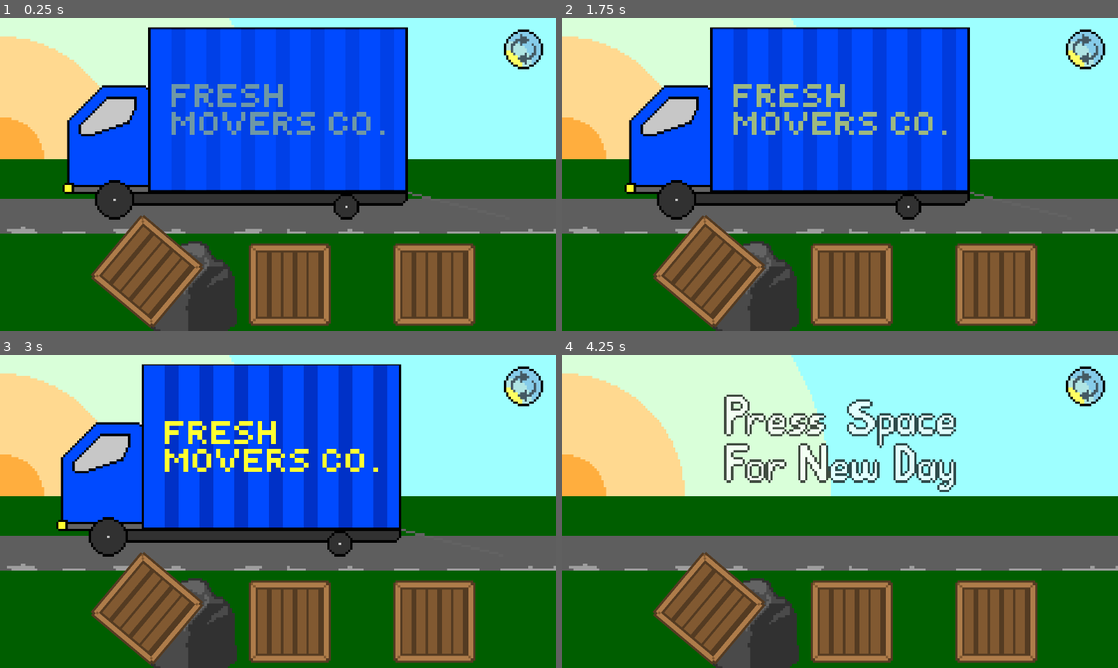
Above: before the commit, frames 1-4 (two rows, left to right).
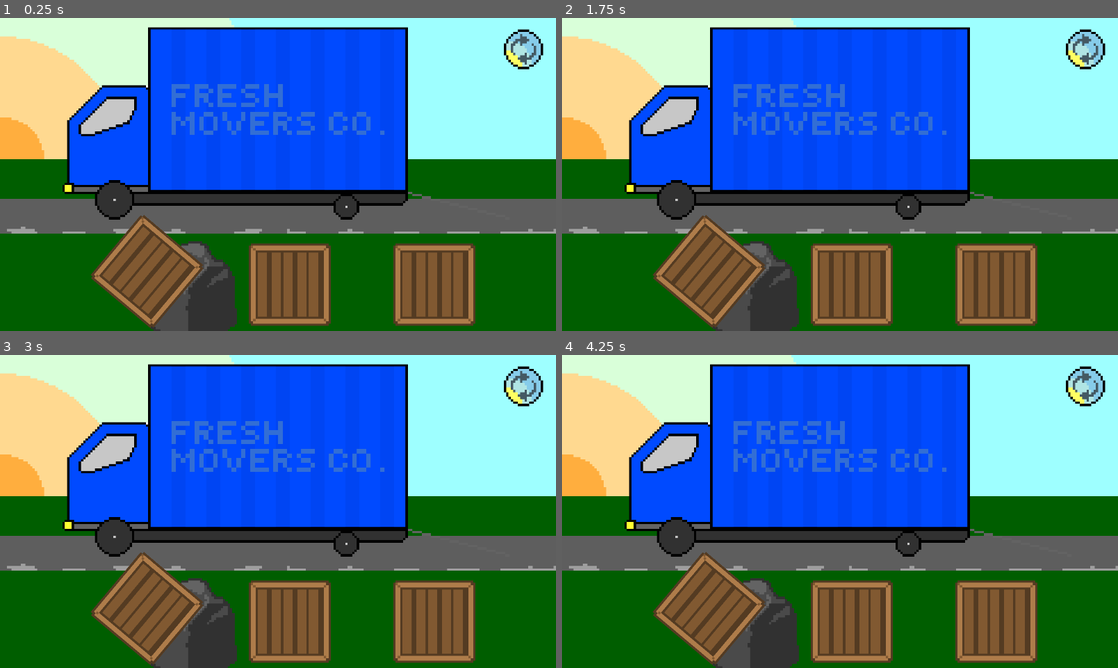
Above: after the commit, the same moments.

Repository: flamingradian/fresh-movers-co
Game: Godot game, scene res://Scenes/Game.tscn
Two runs of this game, one before a commit and one after it. Both use one fixed random seed, a clock stepped at 60 frames per second and the inputs below.
Inputs (mouse positions are in pixels of both pictures, inside the frame that each line leads up to):
- Up to frame 1 (0.25 s): no input
- Up to frame 2 (1.75 s): click (1084, 49) at 0.5 s; click (1084, 49) at 1.25 s
- Up to frame 3 (3 s): click (522, 386) at 2 s; click (144, 608) at 2.77 s
- Up to frame 4 (4.25 s): click (706, 608) at 3.52 s

The runs differ from the first frame. In frame 1, 2.0% of the frame differs, in the area x 27-73%, y 3-56%; in frame 2, 2.1%; in frame 3, 14%; in frame 4, 32%, in the area x 11-78%, y 2-65%.

Commit message:
Level Changing
Space now moves you to the next level unless there are no levels left
Now have 2 identical levels

Diff:
--- a/Fresh Movers Co/Scripts/LevelManager.gd
+++ b/Fresh Movers Co/Scripts/LevelManager.gd
@@ -10,6 +10,7 @@
 
 var levels = [
 	preload("res://Scenes/TestLevel.tscn"),
+	preload("res://Scenes/TestLevel.tscn")
 ]
 
 # Declare member variables here. Examples:
@@ -27,7 +28,11 @@
 # Called every frame. 'delta' is the elapsed time since the previous frame.
 func _process(delta):
 	if Input.is_action_just_pressed("ui_select"):
-		isLevelComplete = true
+		if not isLevelComplete:
+			isLevelComplete = true
+		else:
+			if levelNum < levels.size() - 1:
+				StartNextLevel()
 
 # End the current level and start a new one. It may be the same level in the
 # case of a reset, or the next one if the player finishes the current one.
--- a/Fresh Movers Co/Scripts/Truck.gd
+++ b/Fresh Movers Co/Scripts/Truck.gd
@@ -13,13 +13,12 @@
 
 # Called when the node enters the scene tree for the first time.
 func _ready():
-	isChangingAlpha = true
+	#isChangingAlpha = true
 	pass
 
 
 # Called every frame. 'delta' is the elapsed time since the previous frame.
 func _process(delta):
-	print(delta)
 	$StorageArea.modulate.a = storageAlpha
 	if Input.is_action_just_pressed("ui_select"):
 		isChangingAlpha = true
